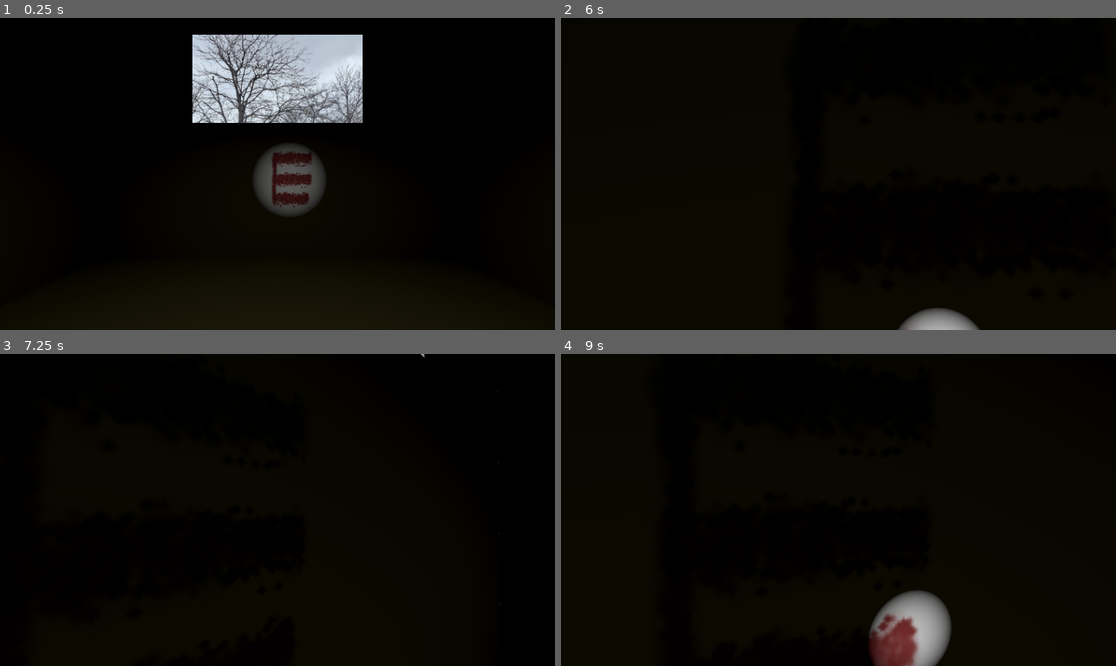
Above: before the commit, frames 1-4 (two rows, left to right).
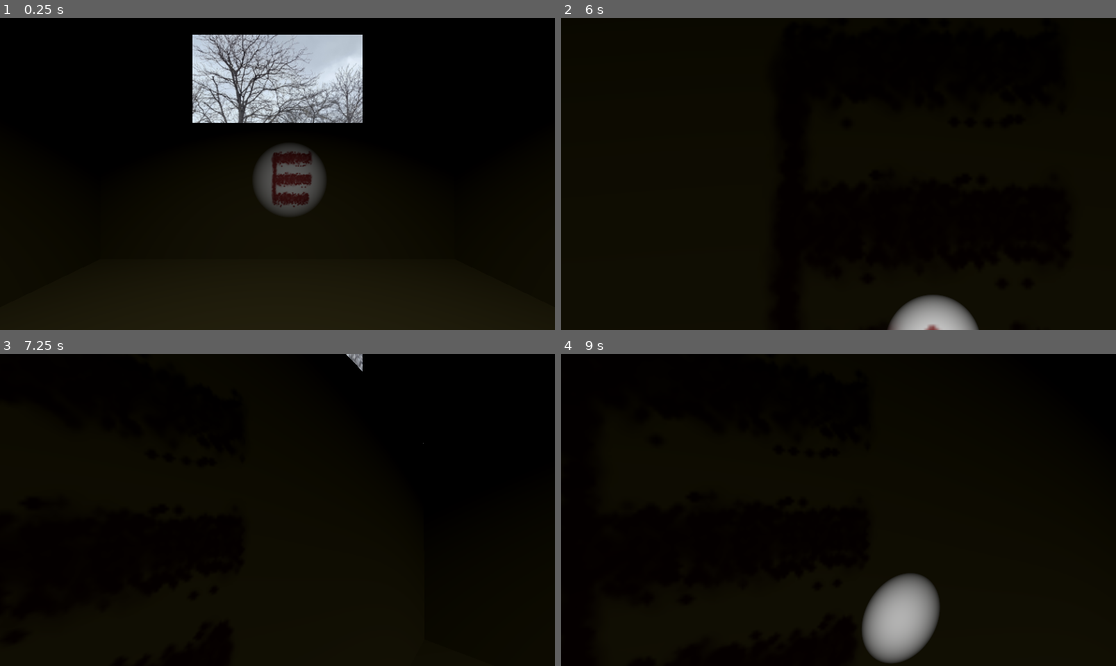
Above: after the commit, the same moments.

Repository: Nawreua/pizza-doggy-jam-4
Game: Godot game, scene res://levels/room213/room213.tscn
Two runs of this game, one before a commit and one after it. Both use one fixed random seed, a clock stepped at 60 frames per second and the inputs below. Video files are missing from this copy of the repository; at most half a second of black plays in their place. Sound files missing from this copy of the repository are replaced by a short silence.
Inputs (mouse positions are in pixels of both pictures, inside the frame that each line leads up to):
- Up to frame 1 (0.25 s): no input
- Up to frame 2 (6 s): tap Enter at 0.5, 3.5, 5 s; move the mouse to (866, 174) at 0.52 s; hold E (action_light) 0.53-1.28 s; hold W (move_forward) 0.53-5.78 s; move the mouse to (810, 174) at 1.27 s; tap E (action_light) every 1.5 s from 1.35 to 5.85 s; move the mouse to (849, 167) at 2.02 s; hold E (action_light) 2.03-2.78 s; tap Space at 2.75, 4.25, 5.75 s; move the mouse to (832, 180) at 2.77 s; move the mouse to (877, 177) at 3.52 s; hold E (action_light) 3.53-4.28 s; move the mouse to (794, 170) at 4.27 s; move the mouse to (844, 174) at 5.02 s; hold E (action_light) 5.03-5.78 s; move the mouse to (816, 167) at 5.77 s; hold D (turn_right) from 5.78 s (still down)
- Up to frame 3 (7.25 s): move the mouse to (305, 510) at 6.52 s; release D (turn_right) at 6.53 s; hold W (move_forward) from 6.53 s (still down); hold E (action_light) from 6.53 s (still down)
- Up to frame 4 (9 s): move the mouse to (810, 510) at 7.27 s; release E (action_light) at 7.28 s; tap E (action_light) at 7.35, 8.85 s; move the mouse to (849, 503) at 8.02 s; hold E (action_light) 8.03-8.78 s; move the mouse to (832, 516) at 8.77 s; release W (move_forward) at 8.78 s; hold A (turn_left) from 8.78 s (still down)

The runs differ from the first frame. In frame 2, 1.2% of the frame differs, in the area x 58-76%, y 88-100%; in frame 3, less than 0.1%; in frame 4, 3.5%, in the area x 54-71%, y 70-100%.

Commit message:
player: rework light handling

Diff:
--- a/scenes/player/player.gd
+++ b/scenes/player/player.gd
@@ -2,7 +2,7 @@
 
 @export var speed: float = 5
 @export var slowdown: float = 3
-@export var rotation_speed: float = 0.5
+@export var rotation_speed: float = 0.75
 
 var falling_speed: float = 9.1
 
@@ -21,12 +21,16 @@
 func unsettle():
 	var tween = get_tree().create_tween()
 	await tween.tween_property(head, "fov", 179, 1).finished
-	get_tree().change_scene_to_file("res://levels/room213/room213.tscn")
+	# get_tree().change_scene_to_file("res://levels/room213/room213.tscn")
+	get_tree().reload_current_scene()
 
 func _ready() -> void:
 	capture_mouse()
 	# Setup light tween
-	tween_light.tween_property(light, "spot_range", 0, 20)
+	tween_light.set_loops()
+	tween_light.tween_property(light, "spot_range", 10, 20)
+	tween_light.set_loops()
+	tween_light.tween_property(light, "spot_range", 50, 20)
 	if not light.visible:
 		tween_light.pause()
 
--- a/scenes/player/player.tscn
+++ b/scenes/player/player.tscn
@@ -15,7 +15,7 @@
 
 [node name="SpotLight3D" type="SpotLight3D" parent="Head" unique_id=940300896]
 transform = Transform3D(1, 0, 0, 0, 0.9961947, -0.08715574, 0, 0.08715574, 0.9961947, 0.13650554, -0.28381395, 0.10817179)
-spot_range = 20.0
+spot_range = 50.0
 spot_angle = 10.0
 
 [node name="CollisionShape3D" type="CollisionShape3D" parent="." unique_id=1276230510]
--- a/scenes/props/lights/spot_light_simple.tscn
+++ b/scenes/props/lights/spot_light_simple.tscn
@@ -3,6 +3,7 @@
 [node name="SpotLight3D" type="SpotLight3D" unique_id=83524157]
 transform = Transform3D(1, 0, 0, 0, 0.009983092, 0.9999502, 0, -0.9999502, 0.009983092, 0, 0, 0)
 light_color = Color(0.5647059, 0.52156866, 0.29411766, 1)
+spot_range = 20.0
 spot_angle = 60.0
 
 [node name="OmniLight3D" type="OmniLight3D" parent="." unique_id=1515814611]
